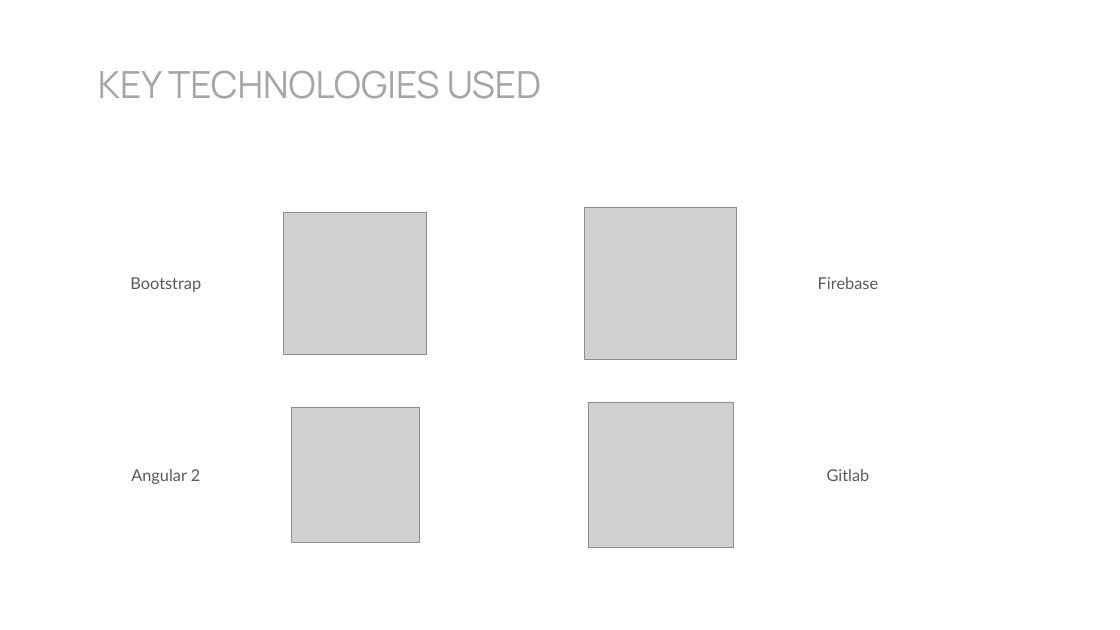
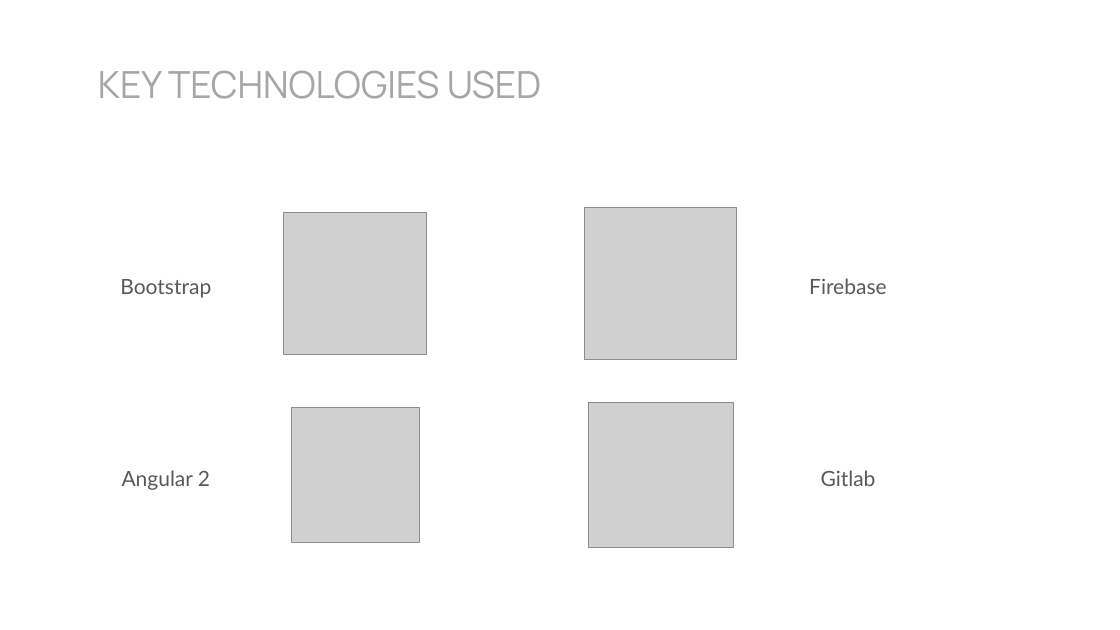
Before and after one commit to rbob96/GRNFanZone, a slide deck: slide 7 of Documentation/Demonstration/Demo - Final.pptx. Drawn at 1120x630 pixels with LibreOffice and Linux fonts; fonts in the diff are those of the drawing; grey boxes stand for pictures. Boxes give left, top, right and bottom in pixels: in the first picture for what was removed or moved away, otherwise in the second. Text is boxed around its words. In the diff, an @@ line names an element or a change of style, - is before the commit and + after.

```diff
--- a/Documentation/Demonstration/Demo - Final.pptx
+++ b/Documentation/Demonstration/Demo - Final.pptx
@@ size 14 to 18 pt in 4 elements at (x1=120, y1=279, x2=211, y2=298), (x1=809, y1=278, x2=886, y2=294), (x1=122, y1=470, x2=210, y2=490), (x1=821, y1=470, x2=876, y2=486) @@
```
Also in this commit, not shown: 6 other slides changed.
